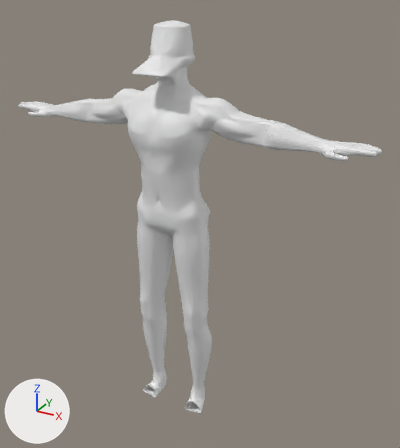
A saved change to the Blender file Assets/Models/Blender/DuckMan.blend.
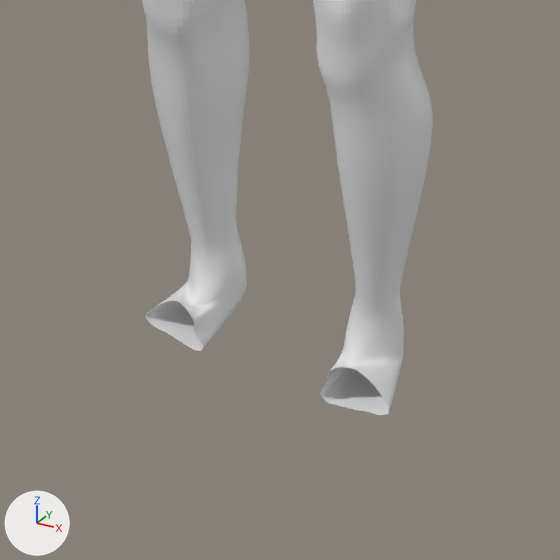
Each version is shown whole from a 50 mm lens placed at (3.42, -5.61, 1.85), pointed at (0.31, 0.04, -0.97), then close up on the part from 27% to 61% of the width and 70% to 100% of the height. The axes (+X, +Y, +Z) are drawn at lower left. The lights are the same throughout.
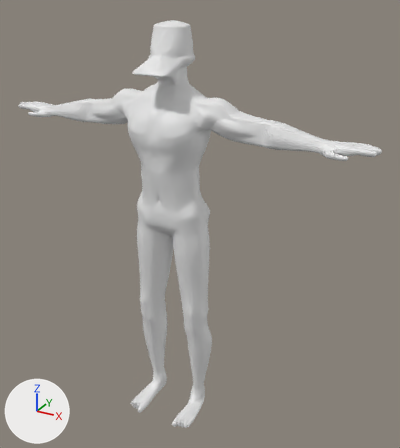
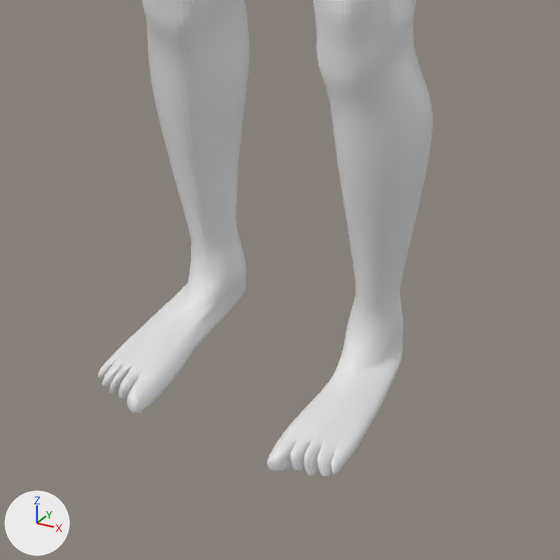
Commit message: Foot and Toes

What changed in the scene script:
```text
Change me_cylinder:
    used by ob_cylinder; location = (0.0, 0.0, -0.434); scale = (1.0, 1.0, -0.79)
    remove me_cylinder.from_pydata(...)  # 1431 vertices, 1380 faces, 1 loose edge; spans x 0.0..2.44, y -0.61..0.24, z -2.39..4.21
    add me_cylinder.from_pydata(...)  # 1572 vertices, 1531 faces, 1 loose edge; spans x 0.0..2.44, y -0.67..0.24, z -2.39..4.21
    me_cylinder part 1
    23 vertices are removed from x 0.23..0.52, y -0.29..0.02, z 3.97..4.2
    67 faces are deleted
    3 vertices in x 0.22..0.34, y -0.03..0.03, z 4.05..4.2 move by (0.02, 0.0, 0.0)
    9 vertices move from x 0.22..0.4, y -0.23..0.05, z 3.93..4.21 to x 0.23..0.4, y -0.2..0.04, z 3.94..4.21
    142 vertices are added at x 0.22..0.53, y -0.67..-0.01, z -0.75..4.2
    7 new vertices lie (0.0, 0.0, 0.06) away from vertices in x 0.25..0.41, y 0.0..0.05, z 3.94..3.98
    9 new vertices lie (0.0, 0.04, 0.0) away from vertices in x 0.24..0.48, y -0.51..-0.15, z -0.35..4.2
    6 new vertices lie (0.0, 0.08, -0.01) away from vertices in x 0.34..0.47, y -0.34..-0.33, z 4.11..4.19
    218 new faces join them
```

Location of each change, (x1, y1, x2, y2) in pixels of the close-ups (560 x 560 px):
'Cylinder', reshaped: before (142, 0, 433, 415); after (98, 0, 433, 477)
part 1 of me_cylinder, built on: before (145, 0, 432, 415); after (98, 0, 433, 477)
